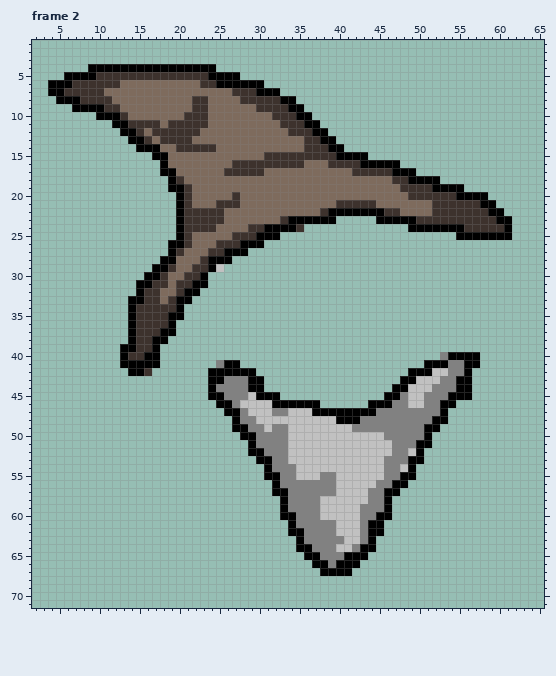
Animated GIF sprite -- sprites/regular/stranger.gif. That is the earlier state.
The file is 80x80 pixels, 2 frames. Shown: frame 2: x 2..65, y 1..71. The commit also changed other frames, which this record leaves out.
The result:
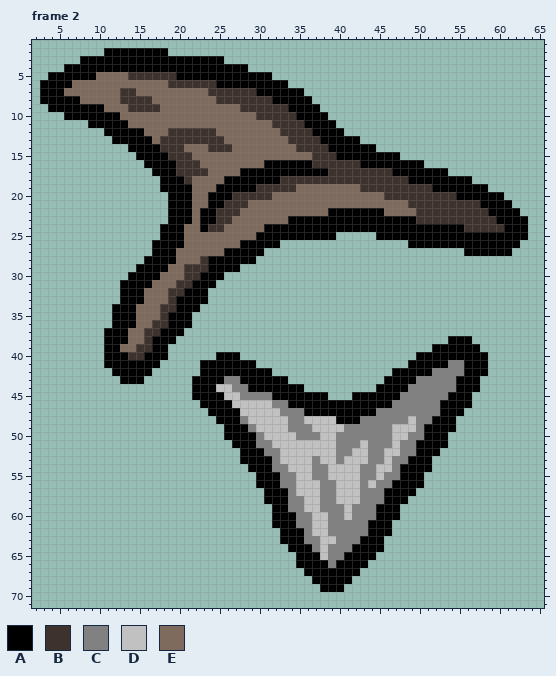
Palette (. is transparent): A #000000  B #3d322d  C #818181  D #c1c1c1  E #7e6b5d
What changed:
Frame 2:
y 2: x 11..18 ........ -> AAAAAAAA
y 3: x 8..25 .................. -> AAAAAAAAAAAAAAAAAA
y 4: x 6..8 ... -> AAA; x 25..28 .... -> AAAA
y 5: x 4..5 .. -> AA; x 10..13 BBBB -> EEEE; x 20..23 BBBB -> AAAA; x 28..31 .... -> AAAA
y 6: x 3 . -> A; x 7..12 BBBBBB -> EEEEEE; x 19..22 EEEE -> BBBB; x 31..33 ... -> AAA
y 7: x 3 . -> A; x 6..10 BBBBB -> EEEEE; x 13..14 EE -> BB; x 24..26 EEE -> BBB; x 33..35 ... -> AAA
y 8: x 3..4 .. -> AA; x 8..11 BBBB -> EEEE; x 13..16 EEEE -> BBBB; x 22..23 BB -> EE; x 25..27 EEE -> BBB; x 32 B -> A; x 35..36 .. -> AA
y 9: x 4..6 ... -> AAA; x 11..12 BB -> EE; x 14..17 EEEE -> BBBB; x 22..23 BB -> EE; x 28..29 EE -> BB; x 36..37 .. -> AA
y 10: x 6..9 .... -> AAAA; x 13 B -> E; x 21..23 BBB -> EEE; x 30..31 EE -> BB; x 37..38 .. -> AA
y 11: x 9..11 ... -> AAA; x 14..17 BBBB -> EEEE; x 19..23 BBBBB -> EEEEE; x 32 E -> B; x 38..39 .. -> AA
y 12: x 11..12 .. -> AA; x 15 B -> A; x 17..18 BB -> EE; x 23..24 EE -> BB; x 33 E -> B; x 39..40 .. -> AA
y 13: x 12..13 .. -> AA; x 16 B -> A; x 22..25 EEEE -> BBBB; x 34..35 EE -> BB; x 40..42 ... -> AAA
y 14: x 14 . -> A; x 18..19 EE -> BB; x 21..23 BBB -> EEE; x 25..26 EE -> BB; x 35 E -> B; x 41..44 .... -> AAAA
y 15: x 15..16 .. -> AA; x 19..21 EEE -> BBB; x 31..36 BBBBBB -> EEEEEE; x 44..47 .... -> AAAA
y 16: x 16..17 .. -> AA; x 19..22 EEEE -> ABBB; x 27..38 BBBBBBBBBEEE -> EEEEAAAAAABB; x 48..50 ... -> AAA
y 17: x 17 . -> A; x 20..23 EEEE -> BBBB; x 26..41 BBBBBEEEEEEEEEEE -> EEAAAAAAAAAAABBB; x 50..53 .... -> AAAA
y 18: x 18 . -> A; x 20..21 BE -> AB; x 26..46 EEEEEEEEEEEEEEEEEEEEE -> AAAAAAABBBBBBBBBBBBBB; x 53..56 .... -> AAAA
y 19: x 18 . -> A; x 21 B -> A; x 25..34 EEEEEEEEEE -> AAAAABBBBB; x 43..47 EEEEE -> BBBBB; x 56..58 ... -> AAA
y 20: x 19 . -> A; x 21 B -> A; x 24..26 EEE -> AAA; x 28..31 EEEE -> BBBB; x 46..48 EEE -> BBB; x 59..60 .. -> AA
y 21: x 19 . -> A; x 21 B -> A; x 24..25 EB -> AA; x 28 E -> B; x 40..44 BBBBB -> EEEEE; x 49..51 EEE -> BBB; x 60..61 .. -> AA
y 22: x 19 . -> A; x 21..24 BBBB -> AEAA; x 26..27 EE -> BB; x 38 B -> E; x 46..47 BB -> EE; x 50..51 EE -> BB; x 61..62 .. -> AA
y 23: x 19 . -> A; x 21..24 BBBB -> AEAA; x 26 E -> B; x 33 B -> E; x 40..44 ..... -> AAAAA; x 62..63 .. -> AA
y 24: x 18..19 .. -> AA; x 21..23 BBB -> EEA; x 25 E -> B; x 29..30 BB -> EE; x 35..48 B............. -> AAAAAAAAAAAAAA; x 62..63 .. -> AA
y 25: x 18..19 .. -> AA; x 21 B -> E; x 27..29 BBB -> EEE; x 33..39 ....... -> AAAAAAA; x 45..54 .......... -> AAAAAAAAAA; x 62..63 .. -> AA
y 26: x 17..18 .. -> AA; x 21 B -> E; x 25..27 BBB -> EEE; x 31..32 .. -> AA; x 49..62 .............. -> AAAAAAAAAAAAAA
y 27: x 17..18 .. -> AA; x 20 B -> E; x 24..25 BB -> EE; x 29..30 .. -> AA; x 56..61 ...... -> AAAAAA
y 28: x 16..17 .. -> AA; x 27..29 ... -> AAA
y 29: x 15..16 .. -> AA; x 19 B -> E; x 21 E -> B; x 25..27 D.. -> AAA
y 30: x 14..15 .. -> AA; x 18 B -> E; x 24..25 .. -> AA
y 31: x 13..14 .. -> AA; x 17..18 BB -> EE; x 24 . -> A
y 32: x 13..14 .. -> AA; x 16..17 BB -> EE; x 19 E -> B; x 23 . -> A
y 33: x 13 . -> A; x 16..17 BB -> EE; x 22..23 .. -> AA
y 34: x 12..13 .. -> AA; x 15..17 BBB -> EEE; x 21..22 .. -> AA
y 35: x 12..13 .. -> AA; x 15..17 BBB -> EEE; x 21 . -> A
y 36: x 12..13 .. -> AA; x 15..16 BB -> EE; x 20..21 .. -> AA
y 37: x 11..15 ...AB -> AAAEE; x 20 . -> A
y 38: x 11..15 ...AB -> AAAEE; x 19 . -> A; x 54..56 ... -> AAA
y 39: x 11..14 ..AA -> AAEE; x 18 . -> A; x 52..57 ...... -> AAAAAA
y 40: x 11..12 .. -> AA; x 18 . -> A; x 25..27 ... -> AAA; x 50..53 ...C -> AAAA; x 58 . -> A
y 41: x 11..12 .. -> AA; x 23..25 ..C -> AAA; x 28..29 .. -> AA; x 49..50 .. -> AA; x 58 . -> A
y 42: x 12..13 .. -> AA; x 16 B -> A; x 23 . -> A; x 30..31 .. -> AA; x 47..48 .. -> AA; x 52..53 DD -> CC; x 57..58 .. -> AA
y 43: x 13..15 ... -> AAA; x 22..23 .. -> AA; x 28 C -> A; x 31..33 ... -> AAA; x 46..47 .. -> AA; x 50..52 DDD -> CCC; x 57 . -> A
y 44: x 22..23 .. -> AA; x 25..26 CC -> DD; x 31..35 ..... -> AAAAA; x 45..46 .. -> AA; x 49..51 DDD -> CCC; x 57 . -> A
y 45: x 22..23 .. -> AA; x 26..27 CC -> DD; x 29..31 DAA -> CCC; x 33..38 ...... -> AAAAAA; x 42..45 .... -> AAAA; x 49..50 DD -> CC
y 46: x 23..24 .. -> AA; x 27 C -> D; x 32..33 AA -> CC; x 38..43 ...... -> AAAAAA; x 49..50 DD -> CC; x 55..56 .. -> AA
y 47: x 24..25 .. -> AA; x 28 C -> D; x 32 C -> D; x 34..36 DDD -> CCA; x 54..55 .. -> AA
y 48: x 25..26 .. -> AA; x 29 C -> D; x 34..35 DD -> CC; x 49 C -> D; x 54 . -> A
y 49: x 26 . -> A; x 30 C -> D; x 32..36 CCDDD -> DDCCC; x 41 D -> C; x 47..49 CCC -> DDD; x 53..54 .. -> AA
y 50: x 26..27 .. -> AA; x 31..33 CCC -> DDD; x 35..37 DDD -> CCC; x 40..45 DDDDDD -> CCCCCC; x 47..48 CC -> DD; x 52..53 .. -> AA
y 51: x 27..28 .. -> AA; x 32..33 CC -> DD; x 40..42 DDD -> CCC; x 44..47 DDDC -> CCCD; x 52..53 .. -> AA
y 52: x 28 . -> A; x 33 C -> D; x 40..41 DD -> CC; x 44..45 DD -> CC; x 47 C -> D; x 49 D -> C; x 51..52 .. -> AA
y 53: x 28..29 .. -> AA; x 33 C -> D; x 37 D -> C; x 40 D -> C; x 44..46 DDC -> CCD; x 51 . -> A
y 54: x 29..30 .. -> AA; x 34 C -> D; x 37..38 DD -> CC; x 43..44 DD -> CC; x 46 C -> D; x 48 D -> A; x 50..51 .. -> AA
y 55: x 30 . -> A; x 37 D -> C; x 39 C -> D; x 43..44 DD -> CC; x 50 . -> A
y 56: x 30..31 .. -> AA; x 35..37 CCC -> DDD; x 43 D -> C; x 49..50 .. -> AA
y 57: x 31 . -> A; x 35..37 CCC -> DDD; x 43 D -> C; x 48..49 .. -> AA
y 58: x 31..32 .. -> AA; x 36..39 CCDD -> DDCC; x 43 D -> C; x 47..48 .. -> AA
y 59: x 32 . -> A; x 36..40 CCDDD -> DDCCC; x 42 D -> C; x 45 C -> A; x 47 . -> A
y 60: x 32 . -> A; x 37 C -> D; x 39..40 DD -> CC; x 42 D -> C; x 47 . -> A
y 61: x 32..33 .. -> AA; x 37..38 CC -> DD; x 40..42 DDD -> CCC; x 46 . -> A
y 62: x 33 . -> A; x 37..38 CC -> DD; x 40..42 DDD -> CCC; x 46 . -> A
y 63: x 33..34 .. -> AA; x 38..39 CC -> DD; x 41..43 DDC -> CCA; x 45 . -> A
y 64: x 34 . -> A; x 38 C -> D; x 40..42 DDC -> CCA; x 45 . -> A
y 65: x 35 . -> A; x 38 C -> D; x 44 . -> A
y 66: x 35..36 .. -> AA; x 43 . -> A
y 67: x 36..37 .. -> AA; x 42 . -> A
y 68: x 37..41 ..... -> AAAAA
y 69: x 38..40 ... -> AAA
Boxes around the changes in both pictures, in picture pixels (x1, y1, x2, y2):
changed: (40, 48, 528, 592)
